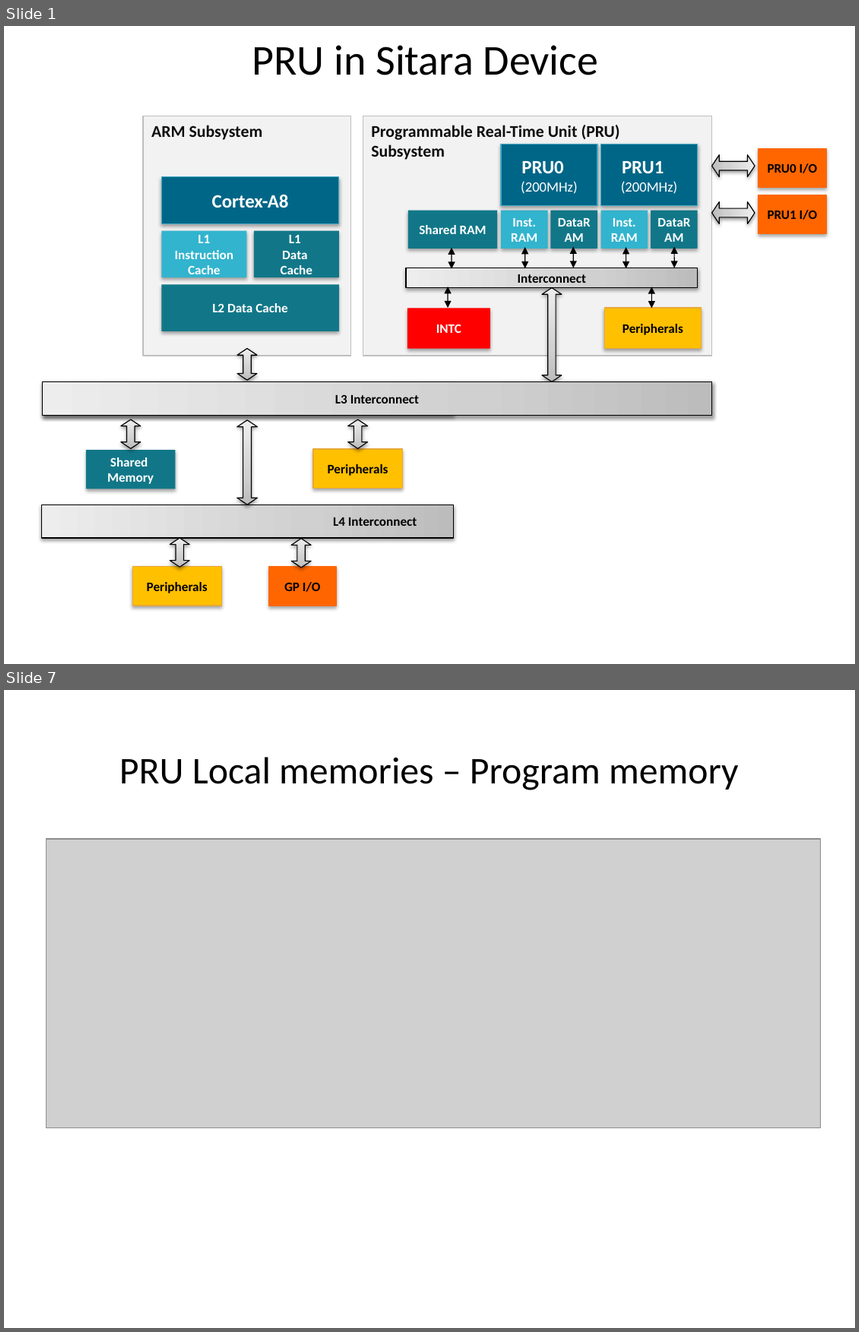
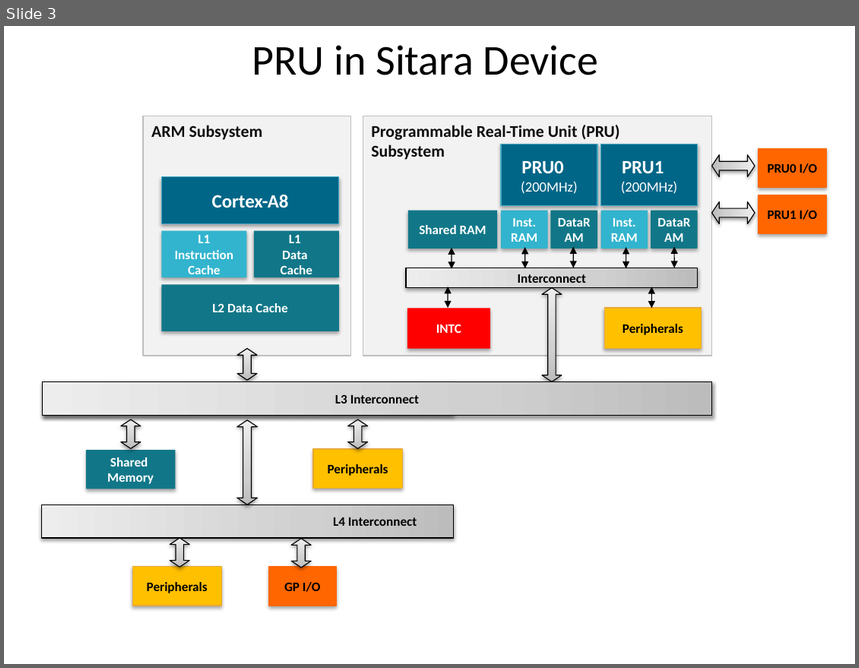
Before and after one commit to hari1989/keystone-workshop, a slide deck: preliminary/Working/presentations/Sitara/PRU in Sitara Device.pptx. Shown one above the other, each under a label of ours: slides 1 and 7 before the commit, slide 3 after it; the slides between them are not shown. The pictures are 859x1332 and 859x668 pixels, drawn with LibreOffice and Linux fonts; fonts in the diff are those of the drawing; grey boxes stand for pictures. Boxes give left, top, right and bottom in pixels: in the first picture for what was removed or moved away, otherwise in the second. Text is boxed around its words. In the diff, an @@ line names an element or a change of style, - is before the commit and + after.

```diff
--- a/preliminary/Working/presentations/Sitara/PRU in Sitara Device.pptx
+++ b/preliminary/Working/presentations/Sitara/PRU in Sitara Device.pptx
@@ slide 7 removed at (4, 690, 855, 1328), background #FFFFFF @@
@@ title removed at (120, 757, 739, 790) @@
-PRU Local memories – Program memory
@@ picture removed at (47, 839, 820, 1129) @@
@@ what was slide 1 is now slide 3 @@
```
Also in this commit, not shown: 2 slides changed, 48 slides added, 4 other slides removed.
